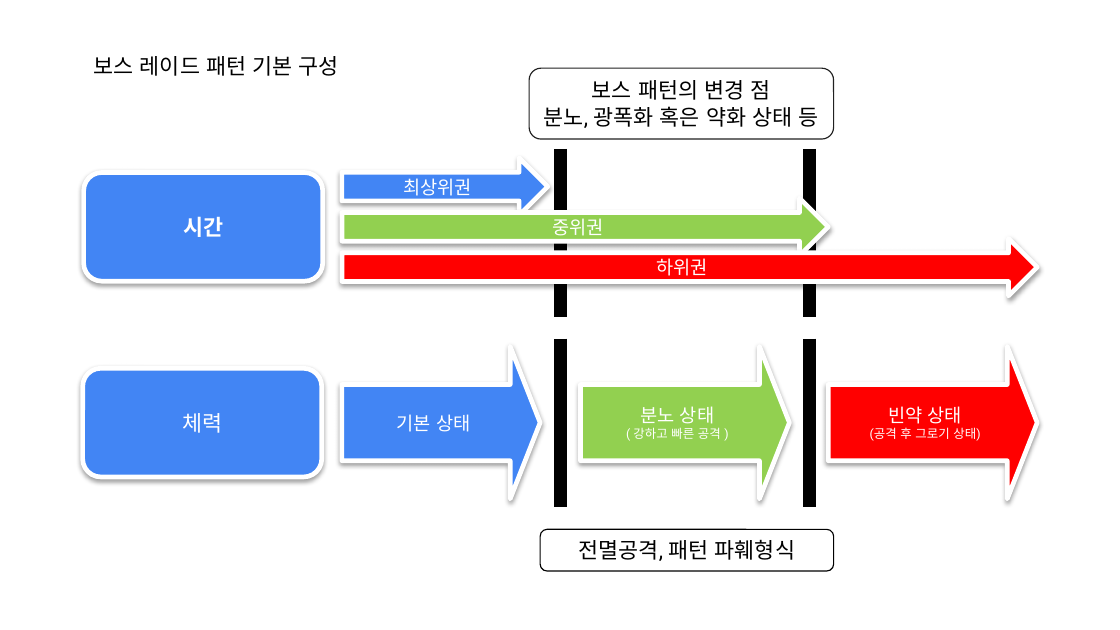
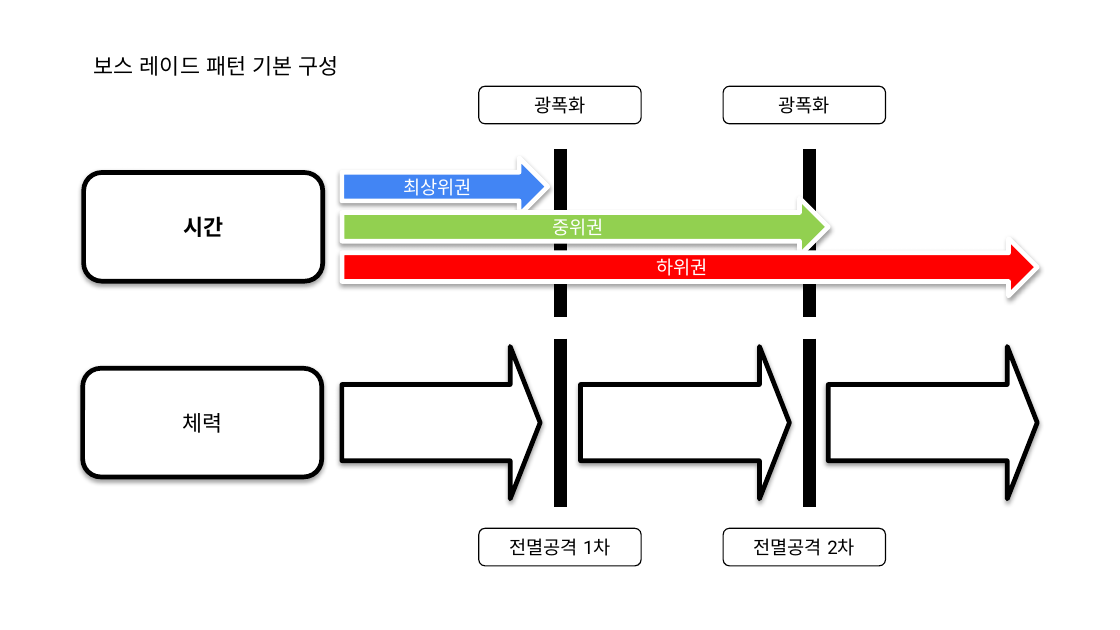
Before and after one commit to haein0303/AlgaeEater, a slide deck: slide 1 of Document/보스.pptx. Drawn at 1120x630 pixels with LibreOffice and Linux fonts; fonts in the diff are those of the drawing. Boxes give left, top, right and bottom in pixels: in the first picture for what was removed or moved away, otherwise in the second. Text is boxed around its words. In the diff, an @@ line names an element or a change of style, - is before the commit and + after.

```diff
--- a/Document/보스.pptx
+++ b/Document/보스.pptx
@@ rounded rectangle added at (479, 86, 642, 124), fill #FFFFFF, outline #000000 0.75 pt, 12 pt, text #000000 @@
+광폭화
@@ rounded rectangle removed at (529, 68, 833, 139) @@
-보스 패턴의 변경 점
-분노, 광폭화 혹은 약화 상태 등
@@ rounded rectangle added at (724, 86, 886, 124), fill #FFFFFF, outline #000000 0.75 pt, 12 pt, text #000000 @@
+광폭화
@@ rounded rectangle "시간" at (84, 172, 323, 281): text colour #FFFFFF to #000000; fill #4285F4 to #FFFFFF; outline #FFFFFF 3 pt to #000000 3 pt @@
@@ right arrow at (342, 346, 540, 498): fill #4285F4 to #FFFFFF; outline #FFFFFF 3 pt to #000000 3 pt @@
@@ right arrow at (580, 346, 790, 498): fill #92D050 to #FFFFFF; outline #FFFFFF 3 pt to #000000 3 pt @@
@@ right arrow at (829, 346, 1038, 498): fill #FF0000 to #FFFFFF; outline #FFFFFF 3 pt to #000000 3 pt @@
@@ rounded rectangle "체력" at (83, 368, 321, 477): text colour #FFFFFF to #000000; fill #4285F4 to #FFFFFF; outline #FFFFFF 3 pt to #000000 3 pt @@
@@ text in right arrow at (397, 414, 470, 432): text removed @@
-기본 상태
@@ text in right arrow at (633, 406, 721, 439): text removed @@
-분노 상태
-( 강하고 빠른 공격 )
@@ text in right arrow at (870, 406, 981, 441): text removed @@
-빈약 상태
-(공격 후 그로기 상태)
@@ rounded rectangle "전멸공격 1차": place and size @@
-rounded rectangle "전멸공격 1차" at (540, 530, 833, 571)
+rounded rectangle "전멸공격 1차" at (479, 529, 642, 567)
@@ text in rounded rectangle at (509, 538, 611, 556): text changed; size 14 to 12 pt @@
-전멸공격, 패턴 파훼형식
+전멸공격 1차
@@ rounded rectangle added at (724, 529, 886, 567), fill #FFFFFF, outline #000000 0.75 pt, 12 pt, text #000000 @@
+전멸공격 2차
```
Also in this commit, not shown: 1 other slide changed, 33 other files.
